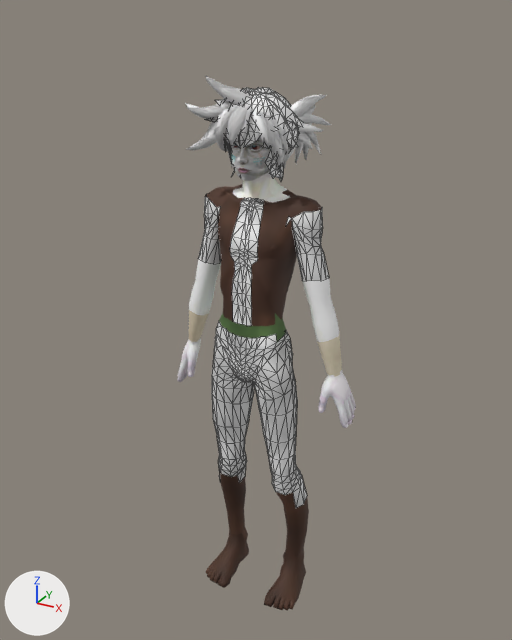
Renders of the glTF model assets/models/cazador_anime.glb from each side of a commit.
Rendered twice from a camera (50 mm lens) standing at (0.948, -1.703, 1.887) and looking at (-0.02, 0.056, 1.008). The lights are fixed; the arrows at lower left show +X, +Y and +Z. The picture after the commit comes second. Mesh edges are drawn as thin lines on the coarser meshes.

Objects in the first picture: 'Calzado', 'Pelo_long', 'Pelo_short', 'Piel', 'Ropa', 'Ropa2' and 4 more.
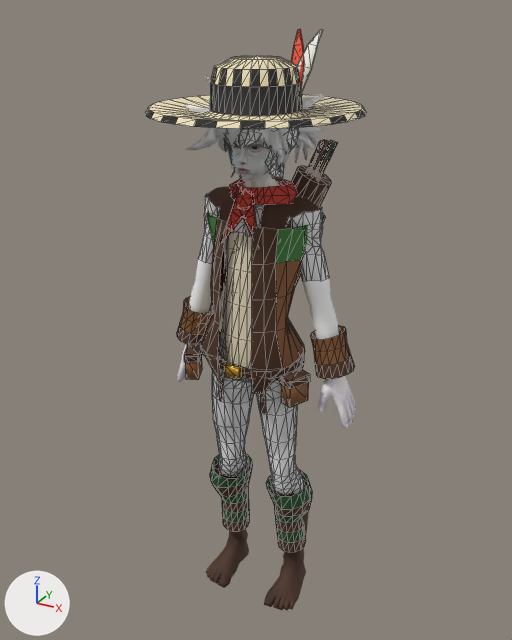
What differs and where, as boxes (x1, y1, x2, y2) in the pictures (512 x 640 px):
'Traje', added (brown)
    after: (177, 177, 354, 553)
'Yelmo', added
    after: (145, 29, 367, 129)
'Capa', added
    after: (291, 140, 338, 205)
'Calzado', unchanged, covered by the edit
    before: (189, 184, 342, 611)
    after: (205, 184, 340, 611)
'Pelo_short', unchanged, covered by the edit
    before: (205, 88, 303, 182)
    after: (224, 127, 299, 182)

The change in detail:
Picture 'heroe_cazador_traje' (img_heroe_cazador_traje) is new.
Picture 'heroe_cazador_traje_em' (img_heroe_cazador_traje_em) is new.
Picture 'heroe_cazador_traje_mr' (img_heroe_cazador_traje_mr) is new.
Material 'heroe_cazador_traje' (mat_heroe_cazador_traje) is new.
Uses the picture img_heroe_cazador_traje.
Uses the picture img_heroe_cazador_traje_em.
Uses the picture img_heroe_cazador_traje_mr.
Mesh me_yelmo is new.
It has 324 vertices, 576 faces and spans x -0.291..0.291, y -0.28..0.326, z 1.622..1.838.
It uses material mat_heroe_cazador_traje.
Mesh me_traje is new.
It has 1007 vertices, 1532 faces and spans x -0.307..0.307, y -0.125..0.188, z 0.176..1.442.
It uses material mat_heroe_cazador_traje.
Mesh me_capa is new.
It has 120 vertices, 186 faces and spans x -0.119..0.159, y 0.142..0.269, z 1.045..1.539.
It uses material mat_heroe_cazador_traje.
Object 'Yelmo' (ob_yelmo) is new; it shows me_yelmo.
Its location is (0.0, 0.0, 0.0).
Object 'Traje' (ob_traje) is new; it shows me_traje.
Its location is (0.0, 0.0, 0.0).
Object 'Capa' (ob_capa) is new; it shows me_capa.
Its location is (0.0, 0.0, 0.0).
